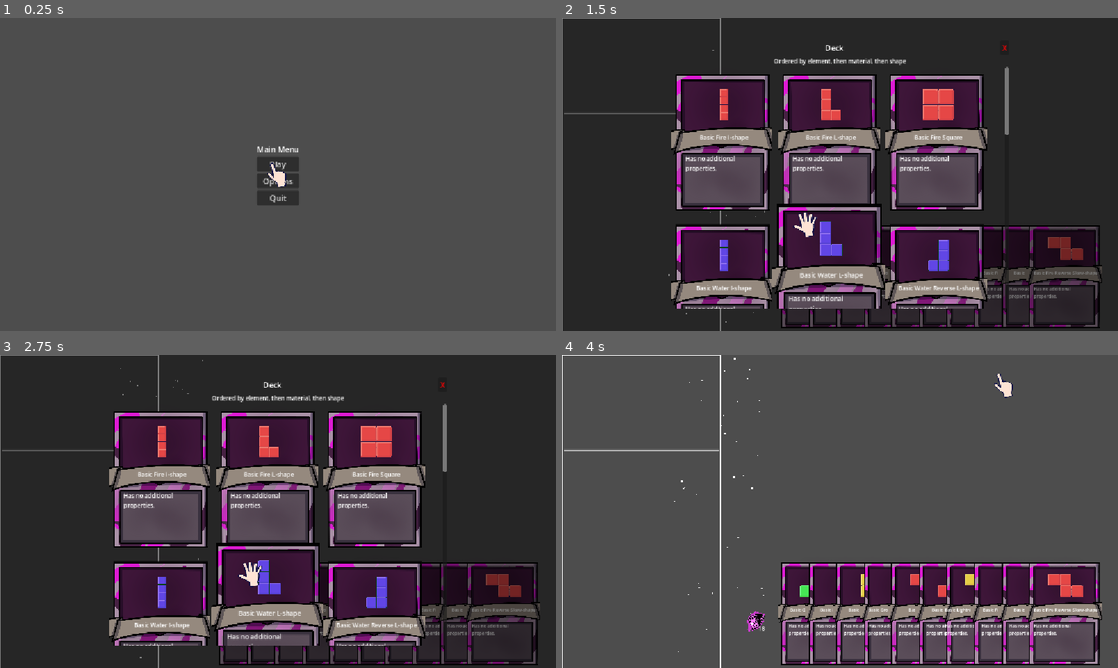
Above: before the commit, frames 1-4 (two rows, left to right).
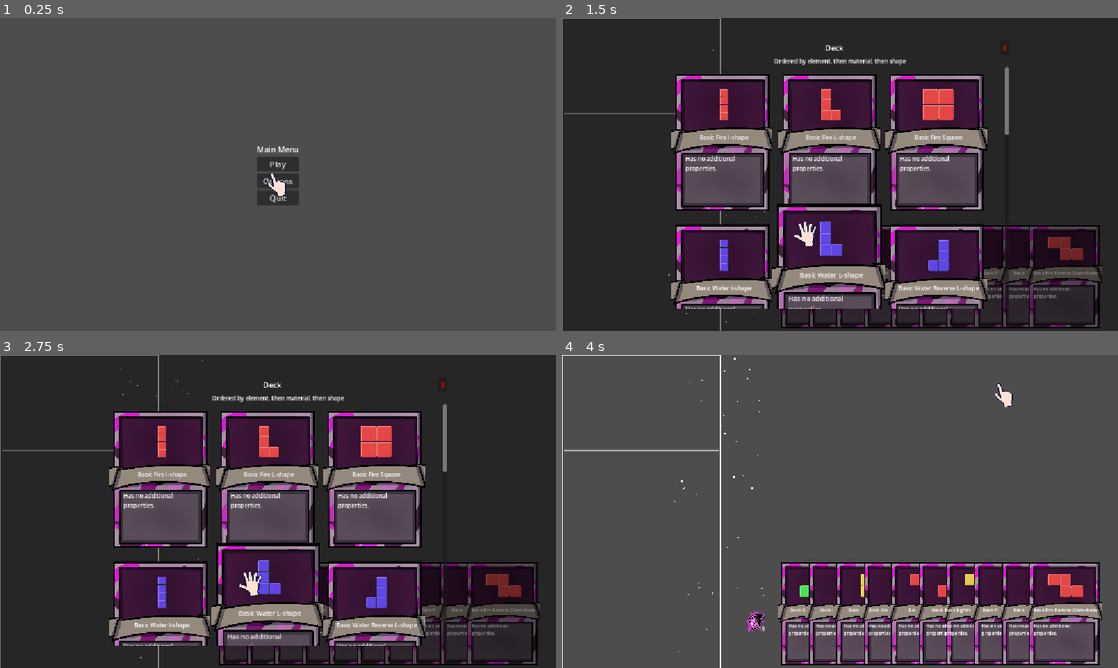
Above: after the commit, the same moments.

Repository: ttcs-games/godot-wild-jam-99
Game: Godot game, scene res://Main_menu.tscn
The game is run twice, just before and just after one commit, with the same random seed, the same clock (stepped at 60 frames per second) and the same inputs.
Inputs (mouse positions are in pixels of both pictures, inside the frame that each line leads up to):
- Up to frame 1 (0.25 s): no input
- Up to frame 2 (1.5 s): click "Play" at 0.5 s; tap Enter at 1.25 s; drag from (762, 284) to (895, 105) at 1.27 s
- Up to frame 3 (2.75 s): drag from (255, 611) to (250, 574) at 2.02 s
- Up to frame 4 (4 s): move the mouse to (845, 611) at 2.77 s; hold Right 2.78-3.5 s; tap Enter at 2.85 s; click (845, 611) at 2.92 s; click "X" at 3.5 s

The runs differ from the first frame. In frame 1, 0.2% of the frame differs, in the area x 48-52%, y 46-58%; in frame 2, 0.3%, in the area x 41-46%, y 62-74%; in frame 3, 0.3%; in frame 4, 0.2%.

Commit message:
Fixed cursor sprite and cursor alignment (#14)
* Fixed cursor sprite issue

* cursor fix

Diff:
--- a/Game_zone.tscn
+++ b/Game_zone.tscn
@@ -56,7 +56,7 @@
 z_as_relative = false
 position = Vector2(31, 23)
 scale = Vector2(0.41393447, 0.3506711)
-animation = &"grab"
+animation = &"idle"
 
 [node name="Grid" parent="." unique_id=37737656 instance=ExtResource("3_ob6xn")]
 position = Vector2(5, 5)
--- a/cursor.gd
+++ b/cursor.gd
@@ -7,7 +7,9 @@
 	play("idle")
 
 func _process(_delta):
-	position = get_viewport().get_mouse_position()
+	position.x = get_viewport().get_mouse_position().x
+	position.y = get_viewport().get_mouse_position().y+20
+
 
 func _on_animation_finished() -> void:
 	if animation == "hover_exit" || animation == "throw":
--- a/ui/cursorAnimation.tscn
+++ b/ui/cursorAnimation.tscn
@@ -77,7 +77,7 @@
 }],
 "loop": 0,
 "name": &"grab",
-"speed": 60.0
+"speed": 30.0
 }, {
 "frames": [{
 "duration": 1.0,
@@ -91,7 +91,7 @@
 }],
 "loop": 0,
 "name": &"hover",
-"speed": 60.0
+"speed": 30.0
 }, {
 "frames": [{
 "duration": 1.0,
@@ -105,7 +105,7 @@
 }],
 "loop": 0,
 "name": &"hover_exit",
-"speed": 60.0
+"speed": 30.0
 }, {
 "frames": [{
 "duration": 1.0,
@@ -113,12 +113,7 @@
 }],
 "loop": 0,
 "name": &"idle",
-"speed": 5.0
-}, {
-"frames": [],
-"loop": 1,
-"name": &"new_animation",
-"speed": 5.0
+"speed": 0.0
 }, {
 "frames": [{
 "duration": 1.0,
@@ -135,13 +130,13 @@
 }],
 "loop": 0,
 "name": &"throw",
-"speed": 60.0
+"speed": 30.0
 }]
 
 [node name="Cursor" type="AnimatedSprite2D" unique_id=1383289649]
 scale = Vector2(0.41393444, 0.3506711)
 sprite_frames = SubResource("SpriteFrames_34yac")
-animation = &"hover"
+animation = &"throw"
 script = ExtResource("2_fqu3v")
 
 [connection signal="animation_finished" from="." to="." method="_on_animation_finished"]
Not shown: 1 places in Game_zone.tscn that only renumber resources
